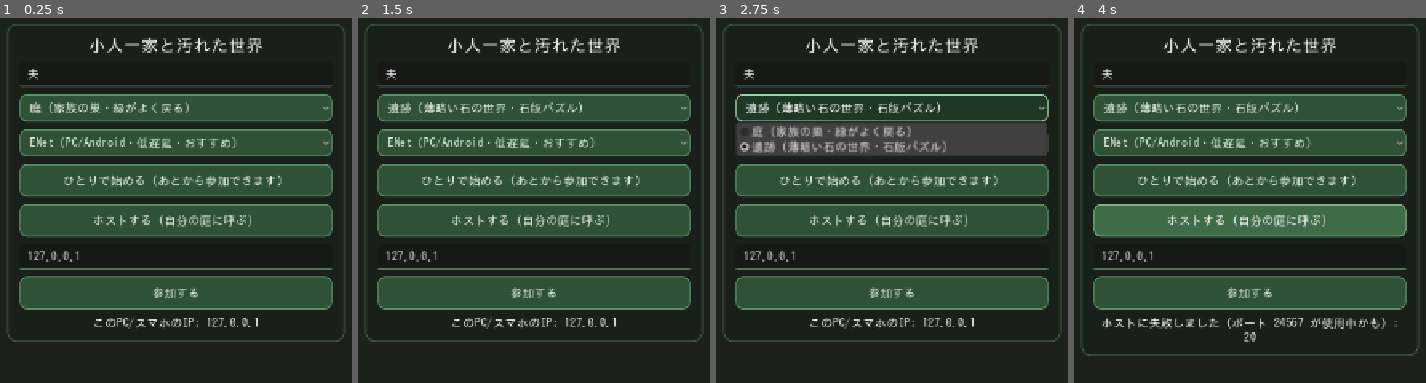
Above: before the commit, frames 1-4 (left to right).
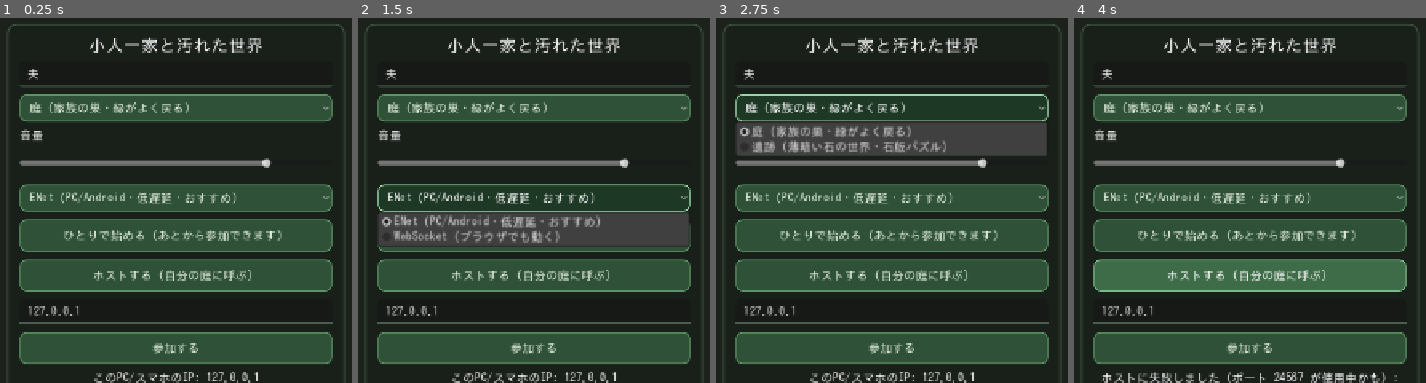
Above: after the commit, the same moments.

Repository: amami-cell/susabiyu-ig-auto
Game: Godot game, scene res://scenes/main.tscn
The game is run twice, just before and just after one commit, with the same random seed, the same clock (stepped at 60 frames per second) and the same inputs.
Inputs (mouse positions are in pixels of both pictures, inside the frame that each line leads up to):
- Up to frame 1 (0.25 s): no input
- Up to frame 2 (1.5 s): click "庭（家族の巣・緑がよく戻る）" at 0.5 s; click "ENet（PC/Android・低遅延・おすすめ）" at 1.25 s
- Up to frame 3 (2.75 s): click (892, 109) at 2 s, where only the run before the commit has a clickable "遺跡（薄暗い石の世界・石版パズル）"
- Up to frame 4 (4 s): click "ひとりで始める（あとから参加できます）" at 2.75 s; click "ホストする（自分の庭に呼ぶ）" at 3.5 s

The runs differ from the first frame. In frame 1, 40% of the frame differs, in the area x 1-99%, y 30-100%; in frame 2, 43%; in frame 3, 35%; in frame 4, 48%, in the area x 1-99%, y 23-100%.

Commit message:
音量スライダーを追加（保存・全機種）：ロビーでまとめて調整
Master バスを1本のスライダーで調整。user://settings.cfg に保存し次回も復元
（Web でも user:// は保持される）。0 でミュート。

- sfx.gd: get/set_master_volume・_load_settings・_apply_master を追加。
  起動時に保存値を適用（既定 0.8）。linear_to_db で Master バスへ反映。
- lobby.gd: 「音量」ラベル＋HSlider（タッチしやすい高さ）。変更で即反映＆保存。

selftest(solo) OK。

Co-Authored-By: Claude Opus 4.8 <noreply@anthropic.com>
Claude-Session: https://claude.ai/code/session_01Vw7YN8y4ArxBhwqv8CY4gx

Diff:
--- a/kobito-3d/autoload/sfx.gd
+++ b/kobito-3d/autoload/sfx.gd
@@ -17,6 +17,9 @@
 var _bgm_pad: AudioStreamPlayer
 var _bgm_shine: AudioStreamPlayer
 var _bgm_on := false
+
+const CFG_PATH := "user://settings.cfg"
+var _master := 0.8          # 全体音量（0.0〜1.0）。設定スライダーで変える。保存される。
 
 
 func _ready() -> void:
@@ -32,6 +35,7 @@
 	_bgm_shine.bus = "Master"
 	add_child(_bgm_shine)
 	_build_bank()
+	_load_settings()
 
 	# BGMはゲーム中だけ。回復度で“きらめき”の音量を上げる。
 	Net.session_started.connect(start_bgm)
@@ -52,6 +56,40 @@
 	p.volume_db = volume_db
 	p.pitch_scale = randf_range(0.97, 1.04)   # 毎回わずかに変えて機械的な連打感を消す
 	p.play()
+
+
+# ---------------------------------------------------------------- 全体音量（設定）
+#
+# Master バスの音量を1本のスライダーで調整。user://settings.cfg に保存し、次回も復元。
+# Web でも user:// は保持される（Godotが IndexedDB に保存）。
+
+func get_master_volume() -> float:
+	return _master
+
+
+func set_master_volume(v: float) -> void:
+	_master = clampf(v, 0.0, 1.0)
+	_apply_master()
+	var cfg := ConfigFile.new()
+	cfg.load(CFG_PATH)                    # 既存の他設定は残す
+	cfg.set_value("audio", "master", _master)
+	cfg.save(CFG_PATH)
+
+
+func _load_settings() -> void:
+	var cfg := ConfigFile.new()
+	if cfg.load(CFG_PATH) == OK:
+		_master = clampf(float(cfg.get_value("audio", "master", 0.8)), 0.0, 1.0)
+	_apply_master()
+
+
+func _apply_master() -> void:
+	var idx := AudioServer.get_bus_index("Master")
+	if _master <= 0.001:
+		AudioServer.set_bus_mute(idx, true)
+	else:
+		AudioServer.set_bus_mute(idx, false)
+		AudioServer.set_bus_volume_db(idx, linear_to_db(_master))
 
 
 # ---------------------------------------------------------------- BGM
--- a/kobito-3d/scenes/ui/lobby.gd
+++ b/kobito-3d/scenes/ui/lobby.gd
@@ -27,6 +27,21 @@
 	var vbox := $Panel/VBox
 	vbox.add_child(_biome)
 	vbox.move_child(_biome, 2)   # なまえ／通信路 の下あたり
+
+	# 音量スライダー（保存される）。タッチしやすいよう高さを確保。
+	var vol_label := Label.new()
+	vol_label.text = "音量"
+	vbox.add_child(vol_label)
+	vbox.move_child(vol_label, 3)
+	var vol := HSlider.new()
+	vol.min_value = 0.0
+	vol.max_value = 1.0
+	vol.step = 0.05
+	vol.value = Sfx.get_master_volume()
+	vol.custom_minimum_size = Vector2(0, 44)
+	vbox.add_child(vol)
+	vbox.move_child(vol, 4)
+	vol.value_changed.connect(func(v: float) -> void: Sfx.set_master_volume(v))
 
 	_transport.add_item("ENet（PC/Android・低遅延・おすすめ）", Net.Transport.ENET)
 	_transport.add_item("WebSocket（ブラウザでも動く）", Net.Transport.WEBSOCKET)
